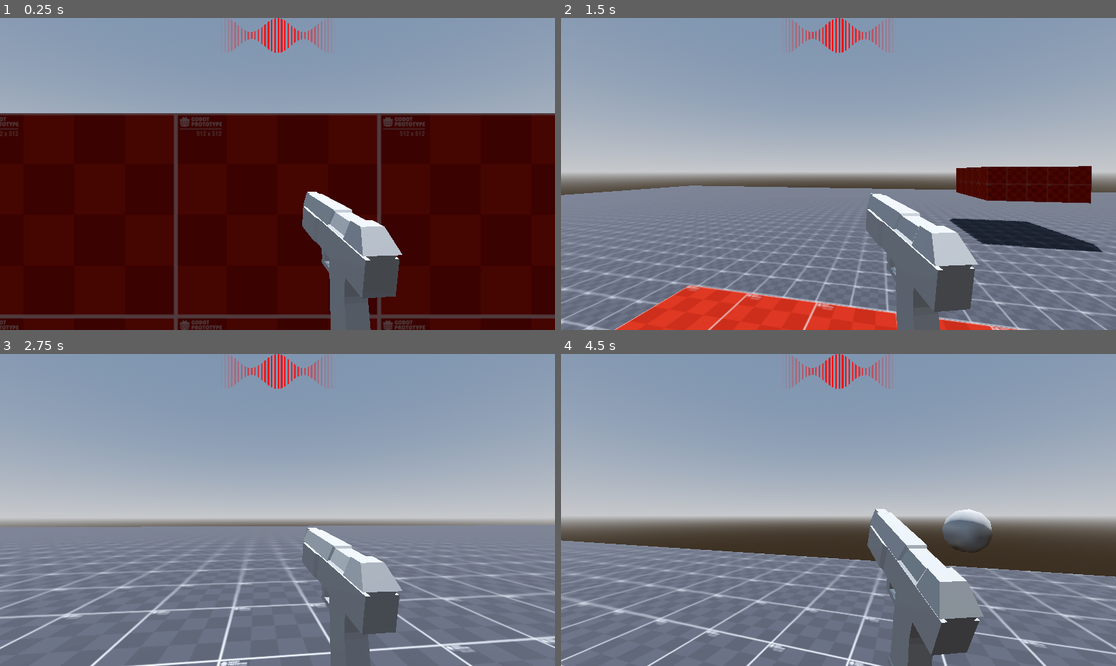
Above: before the commit, frames 1-4 (two rows, left to right).
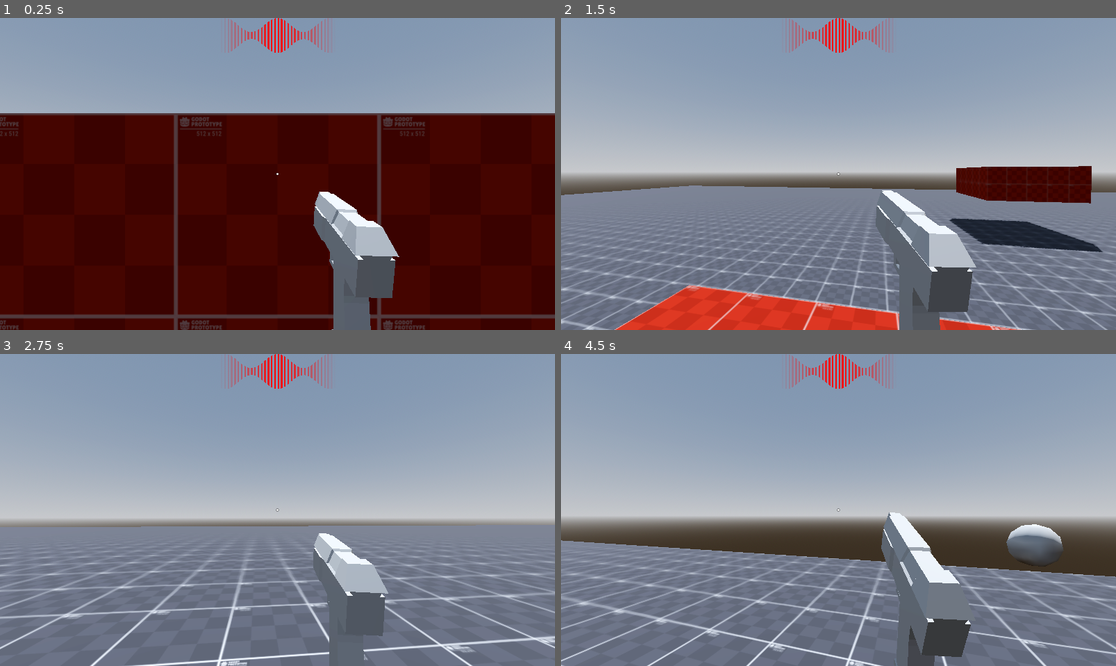
Above: after the commit, the same moments.

Repository: WasteIy/GameOff2025
Game: Godot game, scene res://Scenes/Levels/debug_level.tscn
Two runs of this game, one before a commit and one after it. Both use one fixed random seed, a clock stepped at 60 frames per second and the inputs below.
Inputs (mouse positions are in pixels of both pictures, inside the frame that each line leads up to):
- Up to frame 1 (0.25 s): no input
- Up to frame 2 (1.5 s): tap Enter at 0.5 s; move the mouse to (866, 174) at 0.52 s; hold Ctrl (crouch) 0.53-1.28 s; hold W (move_forward) from 0.53 s (still down); tap Space (jump) at 0.77 s; click (866, 174) at 0.8 s; move the mouse to (810, 174) at 1.27 s; click (810, 174) at 1.35 s
- Up to frame 3 (2.75 s): keep holding W (move_forward); tap Space (jump) at 1.52 s; tap Ctrl (crouch) at 1.55 s; move the mouse to (288, 503) at 2.02 s; hold Ctrl (crouch) from 2.03 s (still down); click (288, 503) at 2.3 s
- Up to frame 4 (4.5 s): keep holding W (move_forward); move the mouse to (832, 516) at 2.77 s; release Ctrl (crouch) at 2.78 s; tap Shift (run) at 2.85 s; click (832, 516) at 2.92 s; tap Space (jump) at 3.02, 3.77 s; tap Ctrl (crouch) at 3.05, 4.35 s; move the mouse to (877, 513) at 3.52 s; click (877, 513) at 3.6 s; move the mouse to (794, 506) at 4.27 s; click (794, 506) at 4.42 s

The runs differ from the first frame. In frame 1, 1.5% of the frame differs, in the area x 49-73%, y 49-100%; in frame 2, 1.3%; in frame 3, 1.8%; in frame 4, 3.9%, in the area x 49-91%, y 49-100%.

Commit message:
Weapon sway + crosshair

Diff:
--- a/Scenes/Levels/debug_level.tscn
+++ b/Scenes/Levels/debug_level.tscn
@@ -20,7 +20,7 @@
 tonemap_mode = 2
 glow_enabled = true
 
-[node name="TestLevel" type="Node3D"]
+[node name="DebugLevel" type="Node3D"]
 
 [node name="Player" parent="." instance=ExtResource("1_rg2yx")]
 transform = Transform3D(1, 0, 0, 0, 1, 0, 0, 0, 1, -0.5, 1, -1)
--- a/Scenes/Player/State Machine/walk_state.gd
+++ b/Scenes/Player/State Machine/walk_state.gd
@@ -46,7 +46,7 @@
 		transitioned.emit(self, "RunState")
 
 	if Input.is_action_just_pressed("crouch"):
-		transitioned.emit(self, "CrouchState")
+		transitioned.emit(self, "SlideState")
 
 func move(delta : float):
 	character.input_direction = Input.get_vector("move_left", "move_right", "move_forward", "move_backward")
--- a/Scenes/Player/Weapons/animation_manager.gd
+++ b/Scenes/Player/Weapons/animation_manager.gd
@@ -1,4 +1,8 @@
 extends AnimationPlayer
+
+func _process(delta: float) -> void:
+	if current_animation == "RESET":
+		play("idle")
 
 func _on_shoot_animation() -> void:
 	if current_animation == "shoot":
--- a/Scenes/Player/Weapons/weapon_class.gd
+++ b/Scenes/Player/Weapons/weapon_class.gd
@@ -21,9 +21,20 @@
 @export var fallback_shoot_cooldown := 0.2
 @export var fallback_reload_cooldown := 0.4
 
+@export_group("Sway Variables")
+@export var sway_min : Vector2 = Vector2(-20.0, -20.0)
+@export var sway_max : Vector2 = Vector2(20.0, 20.0)
+@export_range(0,0.2,0.01) var sway_speed_position : float = 0.07
+@export_range(0,0.2,0.01) var sway_speed_rotation : float = 0.1
+@export_range(0,0.25,0.01) var sway_ammount_position : float = 0.1
+@export_range(0,50,0.1) var sway_ammount_rotation : float = 30.0
+
+@onready var mesh_container: Node3D = $MeshContainer
 @onready var bullet_spawn_point: Marker3D = $BulletSpawnPoint
 @onready var animation_manager: AnimationPlayer = $AnimationManager
+@onready var weapon_manager: WeaponManager = get_parent()
 
+var mouse_movement : Vector2
 var shoot_cooldown := 0.0
 var reload_cooldown := 0.0
 var reload_cancelled := false
@@ -36,6 +47,21 @@
 func _process(delta: float) -> void:
 	update_shoot_cooldown(delta)
 	update_reload(delta)
+
+func _physics_process(delta: float) -> void:
+	sway_weapon(delta)
+
+func sway_weapon(delta) -> void:
+	mouse_movement = mouse_movement.clamp(sway_min, sway_max)
+	position.x = lerp(position.x, mesh_container.position.x - (mouse_movement.x * sway_ammount_position) * delta, sway_speed_position)
+	position.y = lerp(position.y, mesh_container.position.y + (mouse_movement.y * sway_ammount_position) * delta, sway_speed_position)
+
+	rotation_degrees.y = lerp(rotation_degrees.y, mesh_container.rotation_degrees.y + (mouse_movement.y * sway_ammount_rotation) * delta, sway_speed_rotation)
+	rotation_degrees.x = lerp(rotation_degrees.y, mesh_container.rotation_degrees.y - (mouse_movement.x * sway_ammount_rotation) * delta, sway_speed_rotation)
+
+func _input(event) -> void:
+	if event is InputEventMouseMotion:
+		mouse_movement = event.relative
 
 func update_shoot_cooldown(delta: float) -> void:
 	if shoot_cooldown > 0.0:
--- a/Scenes/Player/Weapons/weapon_manager.gd
+++ b/Scenes/Player/Weapons/weapon_manager.gd
@@ -3,7 +3,6 @@
 
 var weapons: Array[Weapon] = []
 var current_weapon: Weapon = null
-
 
 func _ready():
 	for child in get_children():
--- a/Scenes/Player/Weapons/weapon_manager.tscn
+++ b/Scenes/Player/Weapons/weapon_manager.tscn
@@ -42,7 +42,7 @@
 tracks/0/type = "rotation_3d"
 tracks/0/imported = false
 tracks/0/enabled = true
-tracks/0/path = NodePath("Mesh")
+tracks/0/path = NodePath("MeshContainer/Mesh")
 tracks/0/interp = 1
 tracks/0/loop_wrap = true
 tracks/0/keys = PackedFloat32Array(0, 1, 0, 0, 0, 1)
@@ -53,7 +53,7 @@
 tracks/0/type = "rotation_3d"
 tracks/0/imported = false
 tracks/0/enabled = true
-tracks/0/path = NodePath("Mesh")
+tracks/0/path = NodePath("MeshContainer/Mesh")
 tracks/0/interp = 1
 tracks/0/loop_wrap = true
 tracks/0/keys = PackedFloat32Array(0, 1, 0, 0, 0, 1, 0.1, 1, 0, 0, 0.7071067, 0.70710677, 0.16666667, 1, 0.5, 0.4999999 …(234 unchanged characters)…
@@ -64,23 +64,51 @@
 tracks/0/type = "position_3d"
 tracks/0/imported = false
 tracks/0/enabled = true
-tracks/0/path = NodePath("Mesh")
+tracks/0/path = NodePath("MeshContainer/Mesh")
 tracks/0/interp = 1
 tracks/0/loop_wrap = true
 tracks/0/keys = PackedFloat32Array(0, 1, 0, 0, 0, 0.06666667, 1, 0, 0, 0.07, 0.16666667, 1, 0, 0, 0)
 tracks/1/type = "rotation_3d"
 tracks/1/imported = false
 tracks/1/enabled = true
-tracks/1/path = NodePath("Mesh")
+tracks/1/path = NodePath("MeshContainer/Mesh")
 tracks/1/interp = 1
 tracks/1/loop_wrap = true
 tracks/1/keys = PackedFloat32Array(0, 1, 0, 0, 0, 1, 0.033333335, 1, 0.12035344, 0, 0, 0.99273115, 0.1, 1, 0, 0, 0, 1)
 
+[sub_resource type="Animation" id="Animation_l4ui6"]
+resource_name = "unequip"
+length = 0.3
+tracks/0/type = "position_3d"
+tracks/0/imported = false
+tracks/0/enabled = true
+tracks/0/path = NodePath("MeshContainer/Mesh")
+tracks/0/interp = 1
+tracks/0/loop_wrap = true
+tracks/0/keys = PackedFloat32Array(0, 1, 0, 0, 0, 0.3, 1, 0, -1, 0)
+
+[sub_resource type="Animation" id="Animation_54vjm"]
+resource_name = "equip"
+length = 0.3
+tracks/0/type = "position_3d"
+tracks/0/imported = false
+tracks/0/enabled = true
+tracks/0/path = NodePath("MeshContainer/Mesh")
+tracks/0/interp = 1
+tracks/0/loop_wrap = true
+tracks/0/keys = PackedFloat32Array(0, 1, 0, -1, 0, 0.3, 1, 0, 0, 0)
+
+[sub_resource type="Animation" id="Animation_pkcqw"]
+resource_name = "idle"
+
 [sub_resource type="AnimationLibrary" id="AnimationLibrary_ydlvs"]
 _data = {
 &"RESET": SubResource("Animation_pr5rr"),
+&"equip": SubResource("Animation_54vjm"),
+&"idle": SubResource("Animation_pkcqw"),
 &"reload": SubResource("Animation_ydlvs"),
-&"shoot": SubResource("Animation_6h34i")
+&"shoot": SubResource("Animation_6h34i"),
+&"unequip": SubResource("Animation_l4ui6")
 }
 
 [node name="WeaponManager" type="Node3D"]
@@ -91,8 +119,12 @@
 script = ExtResource("2_hw3gm")
 bullet_scene = ExtResource("3_pr5rr")
 early_reload_time = 0.2
+sway_min = Vector2(-10, -5)
+sway_max = Vector2(10, 5)
 
-[node name="Mesh" type="MeshInstance3D" parent="Pistol"]
+[node name="MeshContainer" type="Node3D" parent="Pistol"]
+
+[node name="Mesh" type="MeshInstance3D" parent="Pistol/MeshContainer"]
 transform = Transform3D(0.99999976, 0, 0, 0, 0.99999994, 0, 0, 0, 1.0000004, 0, 0, 0)
 mesh = SubResource("ArrayMesh_6otbd")
 skeleton = NodePath("")
--- a/Scenes/Player/camera_script.gd
+++ b/Scenes/Player/camera_script.gd
@@ -1,7 +1,7 @@
 class_name CameraHolder extends Node3D
 
-@export_range(-89.0, 89.0) var min_pitch: float = -70.0
-@export_range(-89.0, 89.0) var max_pitch: float = 70.0
+@export_range(-90.0, 90.0) var min_pitch: float = -90.0
+@export_range(-90.0, 90.0) var max_pitch: float = 90.0
 
 @onready var camera: Camera3D = $Camera
 @onready var player: Player = $".."
--- a/Scenes/Player/player.tscn
+++ b/Scenes/Player/player.tscn
@@ -5,7 +5,7 @@
 [ext_resource type="Curve" uid="uid://kkhylwe26fec" path="res://Scenes/Player/State Machine/Curves/desired_move_speed.tres" id="2_jhyir"]
 [ext_resource type="Script" uid="uid://b03w8se4tf6xq" path="res://Scenes/Player/camera_script.gd" id="2_mtuoh"]
 [ext_resource type="Curve" uid="uid://bgv5oilo8se3k" path="res://Scenes/Player/State Machine/Curves/in_air_move_speed_curve.tres" id="3_74mp2"]
-[ext_resource type="PackedScene" uid="uid://cjfgpiirpihg7" path="res://Scenes/UI/ui_color.tscn" id="3_xpcdj"]
+[ext_resource type="PackedScene" uid="uid://cjfgpiirpihg7" path="res://Scenes/UI/ui.tscn" id="3_xpcdj"]
 [ext_resource type="PackedScene" uid="uid://d1o7b30ilyyb0" path="res://Scenes/Player/Weapons/weapon_manager.tscn" id="5_dey5f"]
 [ext_resource type="PackedScene" uid="uid://djr27dbr0k6wm" path="res://Scenes/Player/State Machine/state_machine.tscn" id="7_gk6dx"]
 [ext_resource type="Script" uid="uid://c2rjhovo4ljy7" path="res://Scenes/Player/Components/shoot.gd" id="7_jhyir"]
@@ -40,7 +40,7 @@
 unique_name_in_owner = true
 
 [node name="WeaponManager" parent="CameraHolder/Camera" instance=ExtResource("5_dey5f")]
-transform = Transform3D(0.9869252, 0.047576167, 0.15399815, -0.033002544, 0.9948489, -0.09584577, -0.15776488, 0.08951025, 0.9834116, 0.191, -0.262, -0.486)
+transform = Transform3D(0.9993622, 0.03415648, 0.010423573, -0.03300254, 0.99484867, -0.095845744, -0.013643635, 0.09544059, 0.99534154, 0.191, -0.262, -0.486)
 
 [node name="Raycasts" type="Node3D" parent="."]
 
--- /dev/null
+++ b/Scenes/UI/ui.tscn
@@ -0,0 +1,40 @@
+[gd_scene load_steps=5 format=3 uid="uid://cjfgpiirpihg7"]
+
+[ext_resource type="Shader" uid="uid://dl66atqk84612" path="res://Assets/Shaders/ui_color.gdshader" id="1_fo61o"]
+[ext_resource type="Script" uid="uid://c4qwpy6hl2iyj" path="res://Scenes/UI/ui_color_wave_script.gd" id="2_alcrr"]
+[ext_resource type="Texture2D" uid="uid://d2geokjhmh5tr" path="res://Assets/Textures/crosshair.png" id="3_1c2ca"]
+
+[sub_resource type="ShaderMaterial" id="ShaderMaterial_agmrd"]
+shader = ExtResource("1_fo61o")
+shader_parameter/color_offset = 0.0
+shader_parameter/sFreq = 1.0
+
+[node name="UI" type="CanvasLayer"]
+
+[node name="ColorWave" type="Panel" parent="."]
+material = SubResource("ShaderMaterial_agmrd")
+anchors_preset = 5
+anchor_left = 0.5
+anchor_right = 0.5
+offset_left = -120.0
+offset_top = 1.0
+offset_right = 120.0
+offset_bottom = 72.0
+grow_horizontal = 2
+script = ExtResource("2_alcrr")
+
+[node name="Crosshair" type="TextureRect" parent="."]
+anchors_preset = 8
+anchor_left = 0.5
+anchor_top = 0.5
+anchor_right = 0.5
+anchor_bottom = 0.5
+offset_left = -72.0
+offset_top = -72.0
+offset_right = 72.0
+offset_bottom = 72.0
+grow_horizontal = 2
+grow_vertical = 2
+scale = Vector2(0.5, 0.5)
+pivot_offset = Vector2(72, 72)
+texture = ExtResource("3_1c2ca")
--- a/Scenes/UI/ui_color.tscn
+++ /dev/null
@@ -1,23 +0,0 @@
-[gd_scene load_steps=4 format=3 uid="uid://cjfgpiirpihg7"]
-
-[ext_resource type="Shader" uid="uid://dl66atqk84612" path="res://Assets/Shaders/ui_color.gdshader" id="1_wghih"]
-[ext_resource type="Script" uid="uid://c4qwpy6hl2iyj" path="res://Scenes/UI/ui_color_script.gd" id="2_agmrd"]
-
-[sub_resource type="ShaderMaterial" id="ShaderMaterial_agmrd"]
-shader = ExtResource("1_wghih")
-shader_parameter/color_offset = 0.0
-shader_parameter/sFreq = 1.0
-
-[node name="CanvasLayer" type="CanvasLayer"]
-
-[node name="Panel" type="Panel" parent="."]
-material = SubResource("ShaderMaterial_agmrd")
-anchors_preset = 5
-anchor_left = 0.5
-anchor_right = 0.5
-offset_left = -120.0
-offset_top = 1.0
-offset_right = 120.0
-offset_bottom = 72.0
-grow_horizontal = 2
-script = ExtResource("2_agmrd")
Binary file added: Assets/Textures/crosshair.png
Not shown, added: Assets/Textures/crosshair.png.import
Not shown: 1 places in Scenes/Player/Weapons/weapon_manager.tscn that only renumber resources
Renamed: Scenes/UI/UI_color_script.gd -> Scenes/UI/ui_color_wave_script.gd
Renamed: Scenes/UI/UI_color_script.gd.uid -> Scenes/UI/ui_color_wave_script.gd.uid
